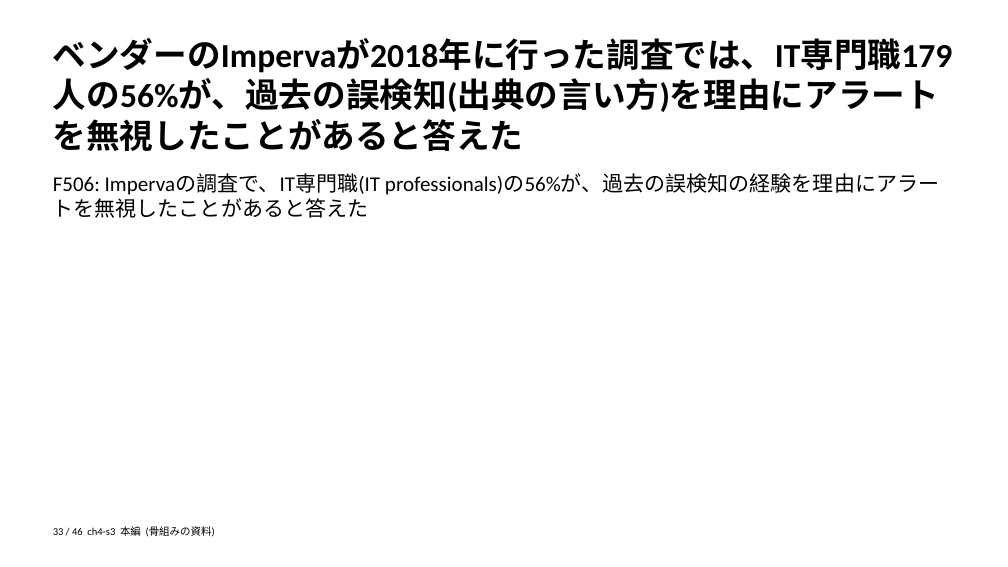
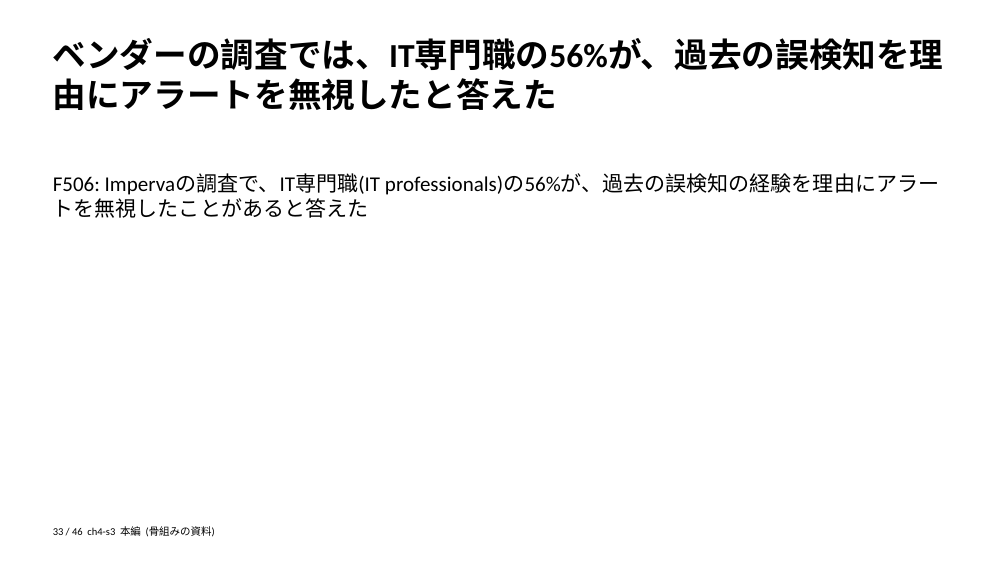
Before and after one commit to zyuuryuu/PPTX-Planner, a slide deck: slide 33 of trial/deck/preview/skeleton.pptx. Drawn at 1008x567 pixels with LibreOffice and Linux fonts; fonts in the diff are those of the drawing. Boxes give left, top, right and bottom in pixels: in the first picture for what was removed or moved away, otherwise in the second. Text is boxed around its words. In the diff, an @@ line names an element or a change of style, - is before the commit and + after.

```diff
--- a/trial/deck/preview/skeleton.pptx
+++ b/trial/deck/preview/skeleton.pptx
@@ text at <box>53,38,944,110</box>: text changed @@
-ベンダーのImpervaが2018年に行った調査では、IT専門職179人の56%が、過去の誤検知(出典の言い方)を理由にアラートを無視したことがあると答えた
+ベンダーの調査では、IT専門職の56%が、過去の誤検知を理由にアラートを無視したと答えた
```
Also in this commit, not shown: 27 other slides changed, 6 other files.
